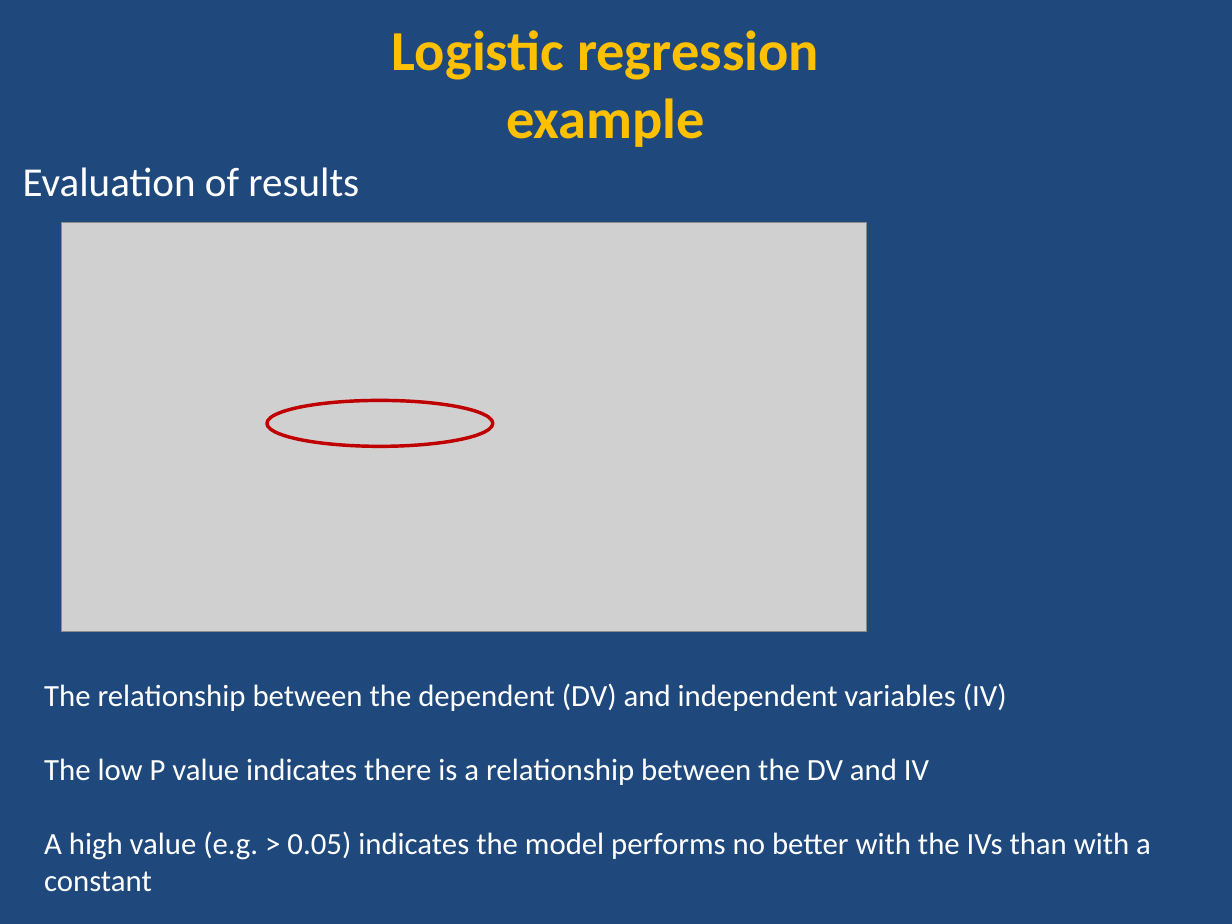
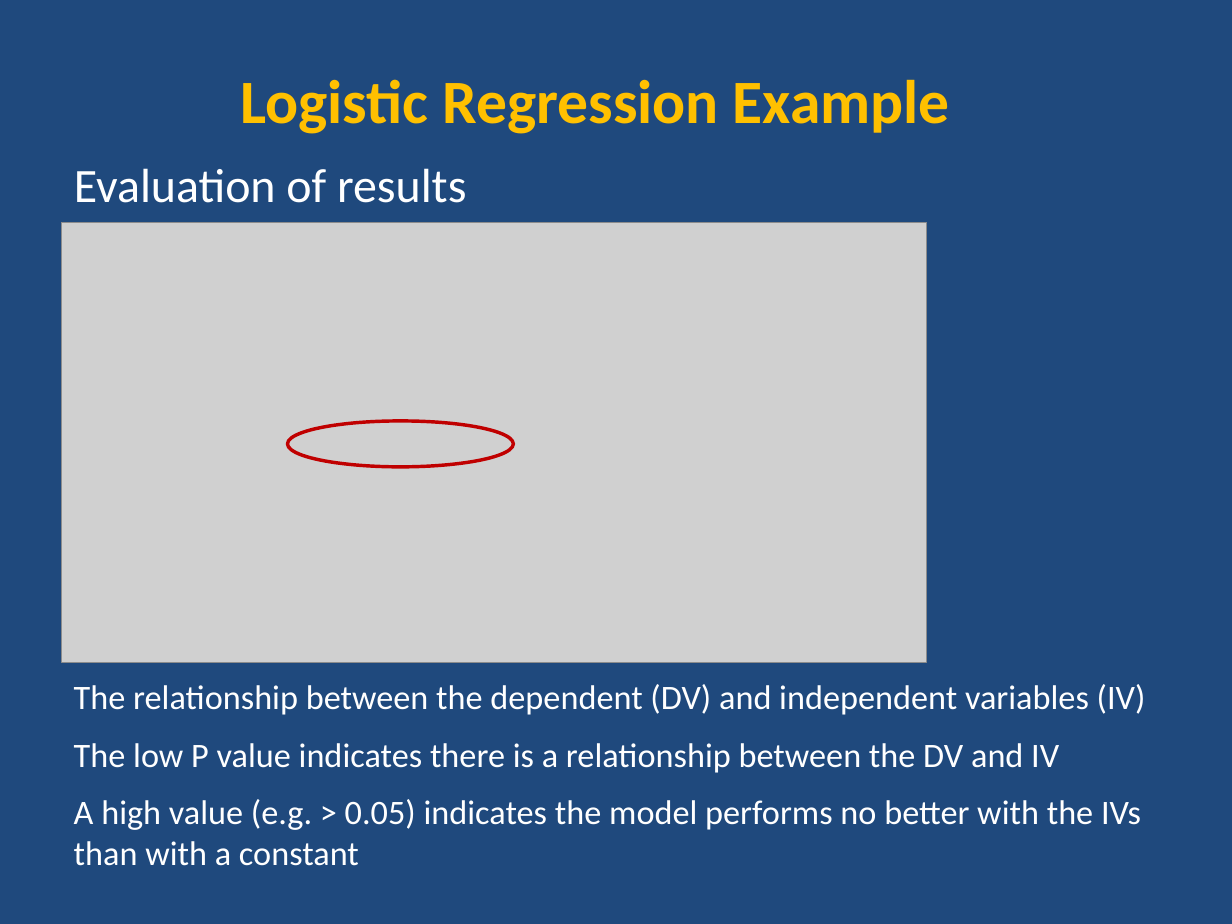
Before and after one commit to ncss-tech/stats_for_soil_survey, a slide deck: slide 10 of presentations/logistic_regression/Logistic.pptx. Drawn at 1232x924 pixels with LibreOffice and Linux fonts; fonts in the diff are those of the drawing; grey boxes stand for pictures. Boxes give left, top, right and bottom in pixels: in the first picture for what was removed or moved away, otherwise in the second. Text is boxed around its words. In the diff, an @@ line names an element or a change of style, - is before the commit and + after.

Commit message:
minor edits to spodic presence example and formatting in logistic ppt

```diff
--- a/presentations/logistic_regression/Logistic.pptx
+++ b/presentations/logistic_regression/Logistic.pptx
@@ text at [241, 79, 950, 134]: text changed; size 33 to 36 pt @@
-Logistic regression
-example
+Logistic Regression Example
@@ text "Evaluation of results": place and size @@
-text "Evaluation of results" at [23, 167, 359, 197]
+text "Evaluation of results" at [74, 168, 466, 203]
@@ text "Evaluation of results" at [74, 168, 466, 203]: size 24 to 28 pt @@
@@ picture: place and size @@
-picture at [62, 222, 866, 631]
+picture at [62, 222, 926, 662]
@@ ellipse: place and size @@
-ellipse at [267, 400, 493, 446]
+ellipse at [287, 421, 513, 467]
@@ text "The relationship between the dependent ...": place and size @@
-text "The relationship between the dependent ..." at [44, 683, 1151, 892]
+text "The relationship between the dependent ..." at [74, 684, 1146, 866]
@@ text at [74, 684, 1146, 773]: size 18 to 20 pt in "The relationship between the dependent (DV) and ...", "The low P value indicates there is ..." @@
@@ text at [74, 799, 1141, 866]: text changed; size 18 to 20 pt @@
-A high value (e.g. > 0.05) indicates the model performs no better with the IVs than with a
-constant
+A high value (e.g. > 0.05) indicates the model performs no better with the IVs than with a constant
```
Also in this commit, not shown: 26 other slides changed, 3 slides removed.
